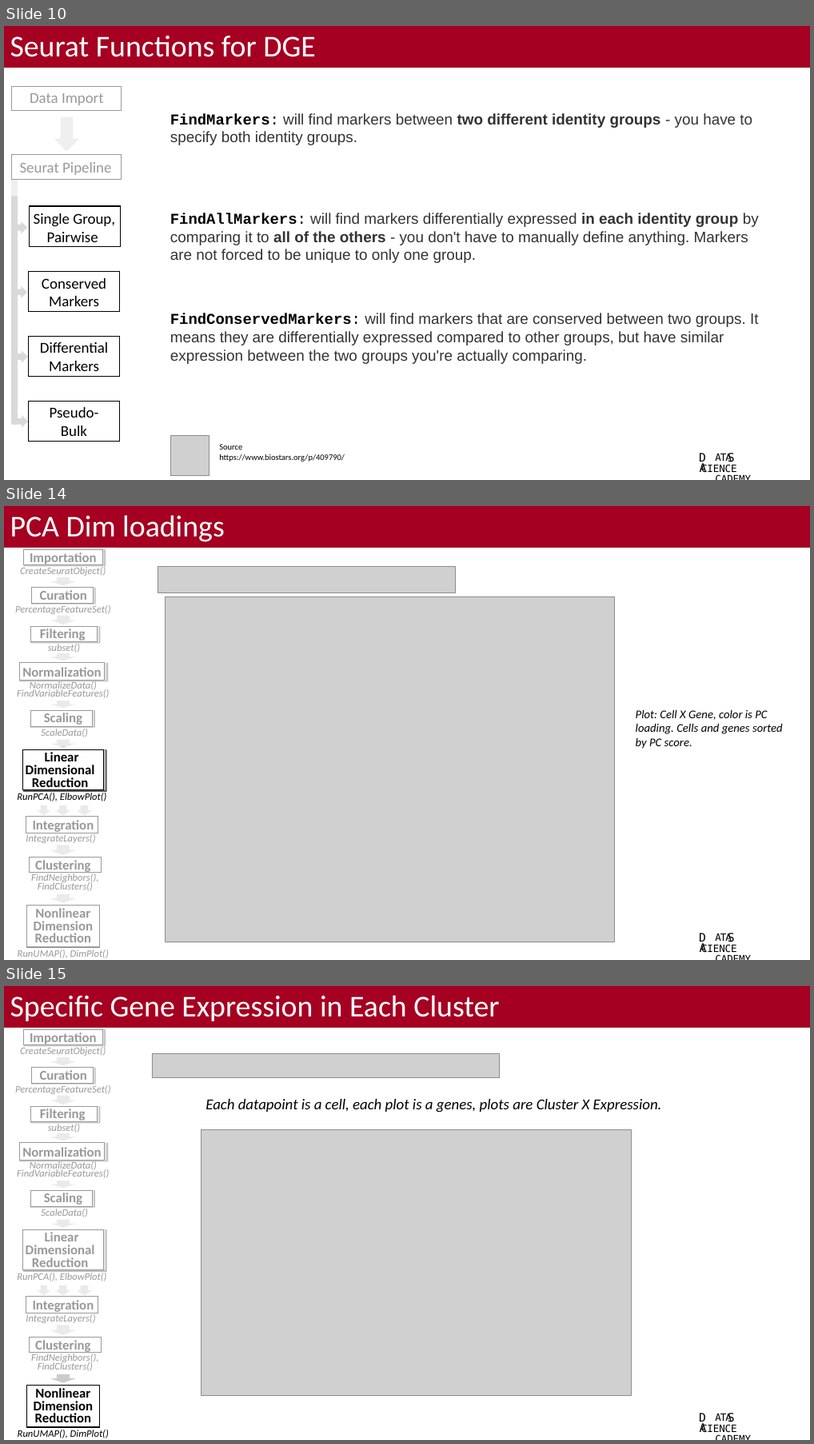
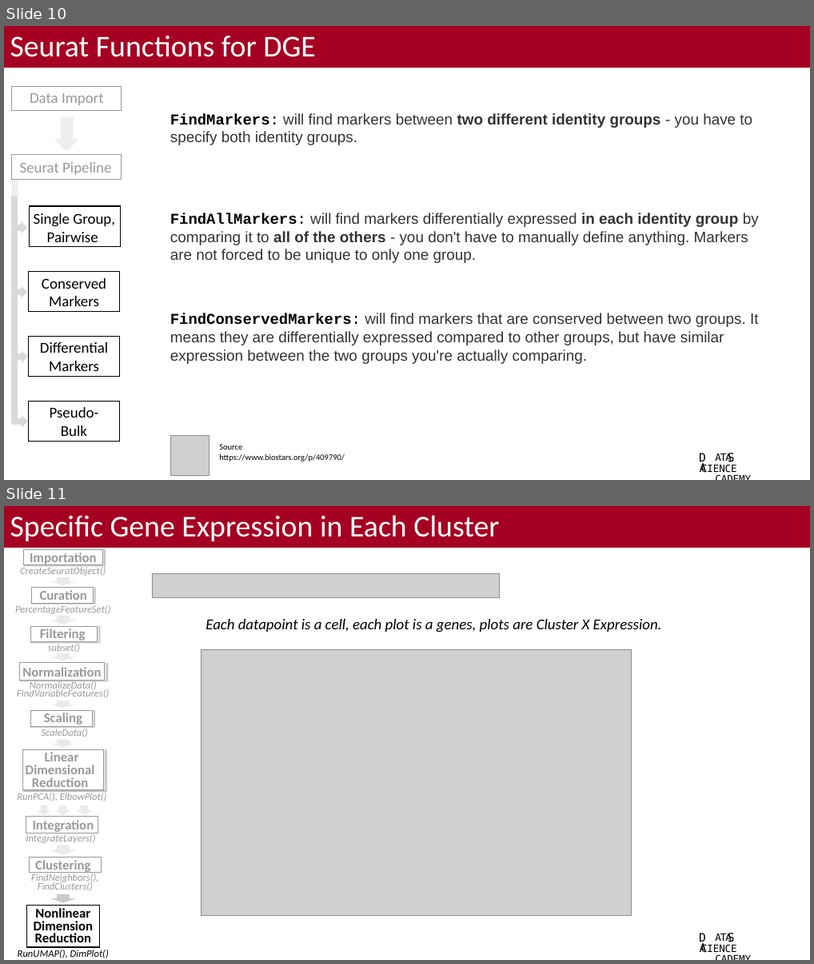
Before and after one commit to bacorli2/scrna_workshop, a slide deck: M5_Seurat_DGE_and_Exploratory/M5_Seurat_DGE_Exploratory.pptx. Shown one above the other, each under a label of ours: slides 10, 14 and 15 before the commit, slides 10 and 11 after it; the slides between them are not shown. The pictures are 814x1444 and 814x964 pixels, drawn with LibreOffice and Linux fonts; fonts in the diff are those of the drawing; grey boxes stand for pictures; background and template pictures are left out. Boxes give left, top, right and bottom in pixels: in the first picture for what was removed or moved away, otherwise in the second. Text is boxed around its words. In the diff, an @@ line names an element or a change of style, - is before the commit and + after.

```diff
--- a/M5_Seurat_DGE_and_Exploratory/M5_Seurat_DGE_Exploratory.pptx
+++ b/M5_Seurat_DGE_and_Exploratory/M5_Seurat_DGE_Exploratory.pptx
@@ slide 14 removed at bbox=[4, 506, 810, 960], background #FFFFFF; not listed: 53 template elements that a slide beside it also shows @@
@@ title removed at bbox=[4, 506, 810, 548] @@
-PCA Dim loadings
@@ rectangle removed at bbox=[4, 548, 117, 746] @@
@@ picture removed at bbox=[158, 567, 456, 592] @@
@@ picture removed at bbox=[166, 596, 615, 941] @@
@@ text removed at bbox=[636, 709, 783, 748] @@
-Plot: Cell X Gene, color is PC loading. Cells and genes sorted by PC score.
@@ rectangle removed at bbox=[4, 804, 117, 960] @@
@@ what was slide 15 is now slide 11 @@
```
Also in this commit, not shown: 1 slide changed, 3 other slides removed, 6 other files.
